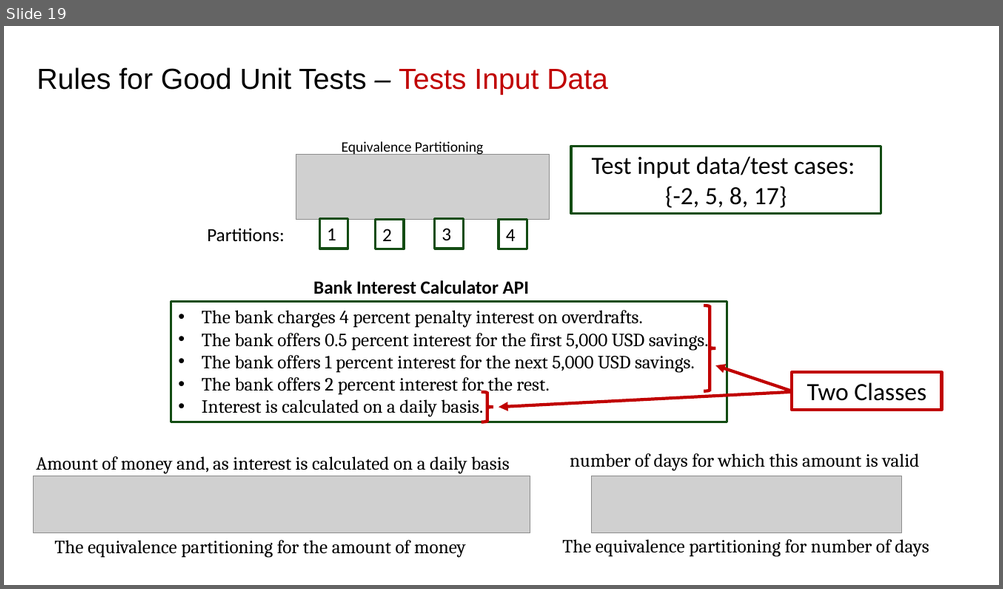
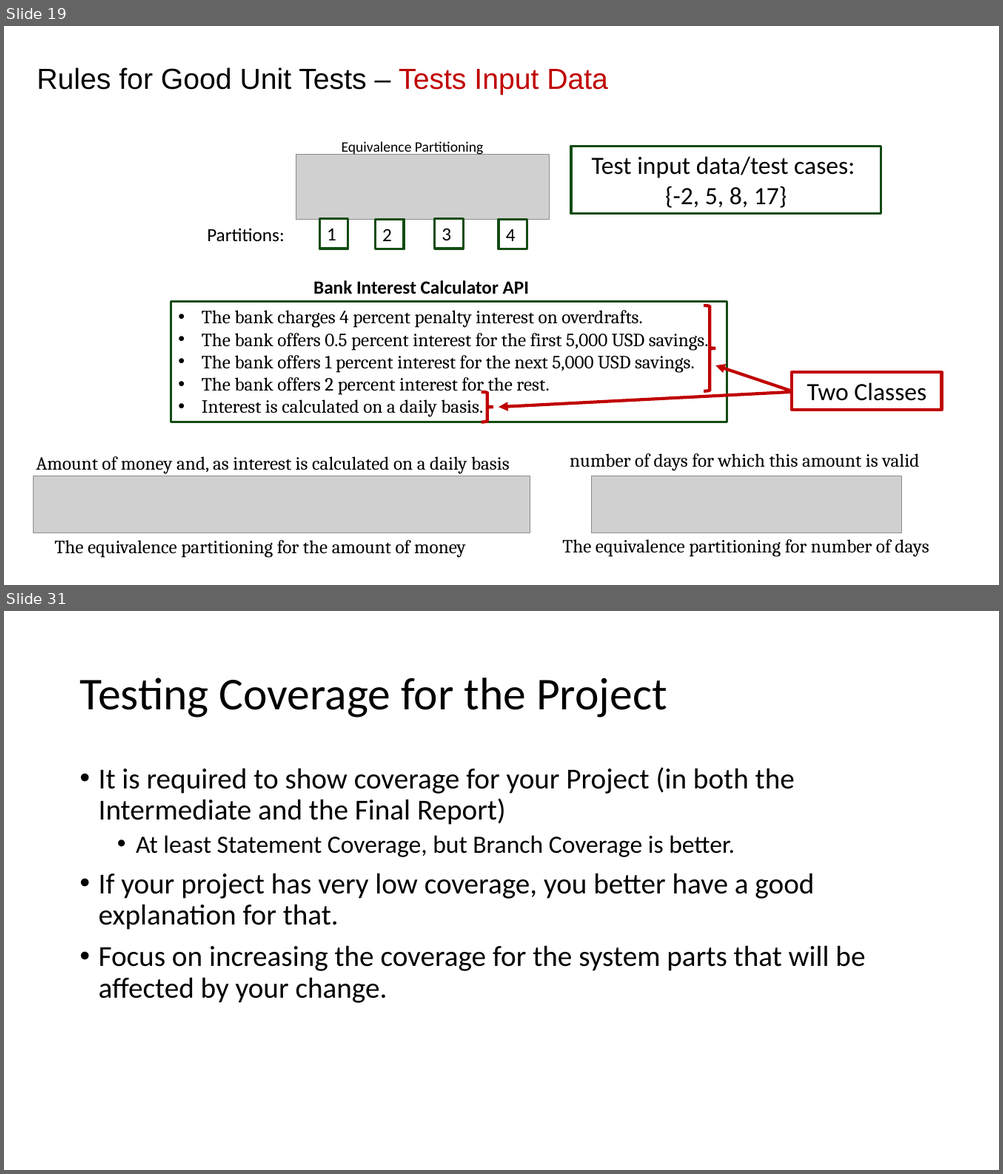
Before and after one commit to johnxu21/johnxu21.github.io, a slide deck: teaching/CS472-Spring2023/Timetable/Software_Testing.pptx. Shown one above the other, each under a label of ours: slide 19 before the commit, slides 19 and 31 after it; the slides between them are not shown. The pictures are 1003x589 and 1003x1174 pixels, drawn with LibreOffice and Linux fonts; fonts in the diff are those of the drawing; grey boxes stand for pictures. Boxes give left, top, right and bottom in pixels: in the first picture for what was removed or moved away, otherwise in the second. Text is boxed around its words. In the diff, an @@ line names an element or a change of style, - is before the commit and + after.

```diff
--- a/teaching/CS472-Spring2023/Timetable/Software_Testing.pptx
+++ b/teaching/CS472-Spring2023/Timetable/Software_Testing.pptx
@@ slide 31 added at [4, 611, 999, 1170], background #FFFFFF @@
@@ title added at [79, 678, 667, 718], 44 pt, text #000000 @@
+Testing Coverage for the Project
@@ text added at [99, 767, 865, 1003], 28 pt, text #000000 @@
+• It is required to show coverage for your Project (in both the Intermediate and the Final Report)
+  • At least Statement Coverage, but Branch Coverage is better.
+• If your project has very low coverage, you better have a good explanation for that.
+• Focus on increasing the coverage for the system parts that will be affected by your change.
```
Also in this commit, not shown: 4 slides changed, 12 other slides added, 1 slide removed, 3 other files.
